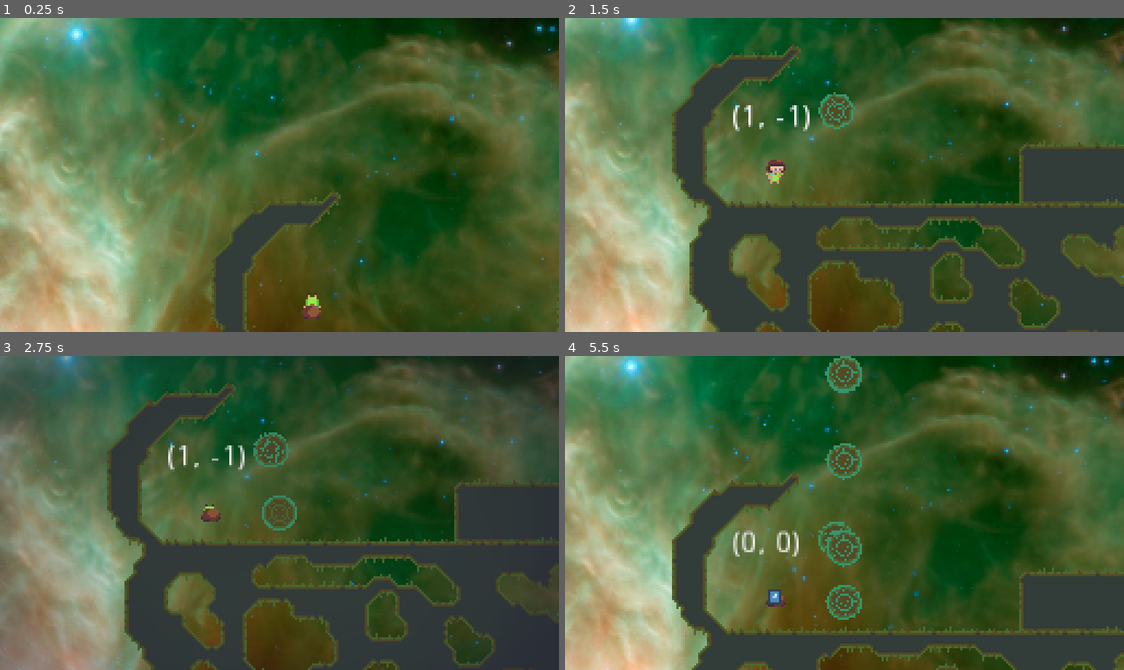
Above: before the commit, frames 1-4 (two rows, left to right).
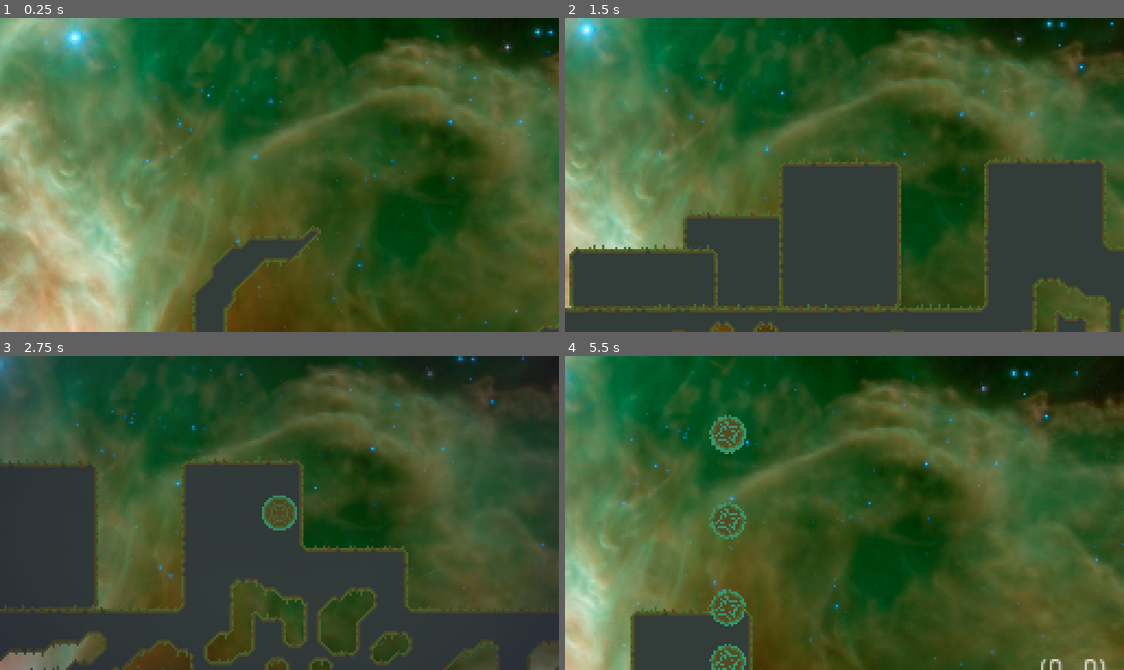
Above: after the commit, the same moments.

Repository: markopolojorgensen/github-gameoff-2020
Game: Godot game, scene res://game.tscn
Two runs of this game, one before a commit and one after it. Both use one fixed random seed, a clock stepped at 60 frames per second and the inputs below. The engine's default icon, where the game draws it, is replaced by a stand-in: a white triangle on a blue panel in a dark square.
Inputs:
- Up to frame 1 (0.25 s): no input
- Up to frame 2 (1.5 s): hold E (gravity_well_right) 0.53-1.28 s; hold Ctrl (player_hold_item, bound only after the commit) 0.53-1.28 s; tap Space (jump) at 0.77, 0.8, 1.07, 1.35 s; hold Down (ui_down) from 1.28 s (still down)
- Up to frame 3 (2.75 s): tap Space (jump) at 1.52, 1.82, 2.3 s; tap Ctrl (player_hold_item, bound only after the commit) at 1.55 s; release Down (ui_down) at 2.03 s; hold E (gravity_well_right) from 2.03 s (still down); hold Z (gravity_well_mode) from 2.03 s (still down)
- Up to frame 4 (5.5 s): tap Enter at 2.75 s; release E (gravity_well_right) at 2.78 s; release Z (gravity_well_mode) at 2.78 s; hold Up (ui_up) 2.78-3.53 s; tap Ctrl (player_hold_item, bound only after the commit) at 2.85, 4.55 s; tap Space (jump) at 3.02, 3.32, 3.77, 3.8, 4.07, 4.35, 4.52, 4.82, 5, 5.3 s; hold Ctrl (player_hold_item, bound only after the commit) 3.53-4.28 s; hold Q (gravity_well_left) 3.53-5.03 s; hold Down (ui_down) from 5.03 s (still down); hold Z (gravity_well_mode) from 5.03 s (still down)

The runs differ from the first frame. In frame 1, 6.0% of the frame differs, in the area x 0-100%, y 0-100%; in frame 2, 61%; in frame 3, 63%; in frame 4, 74%.

Commit message:
rocks can do all sorts of things now

Diff:
--- a/crawling_rocks.gd
+++ b/crawling_rocks.gd
@@ -3,6 +3,12 @@
 const movement_impulse = 300
 const movement_slowdown_scalar = 10
 const max_horizontal_speed = 40
+const flip_rotation_speed = 250 #should be 2500, set to 250 because player doens't hop off after hitting enemy yet
+
+const initial_jump_impulse = 100
+const continued_falling_jump_impulse = 70
+const is_crawling_rock = true
+
 var current_direction = null
 
 var rock_mode = "walking"
@@ -13,7 +19,6 @@
 	$animated_sprite.animation = "walking"
 	current_direction = [Vector2.RIGHT, Vector2.LEFT][randi() % 2]
 	change_direction()
-
 
 func change_direction():
 	if current_direction == Vector2.RIGHT:
@@ -37,6 +42,18 @@
 	match rock_mode:
 		"walking":
 			_process_walking(delta)
+
+		"flipping_left":
+			_process_flipping_left(delta)
+
+		"flipping_right":
+			_process_flipping_right(delta)
+
+		"kicked_left":
+			_process_kicked_left(delta)
+
+		"kicked_right":
+			_process_kicked_right(delta)
 
 func _process_walking(delta):
 	var result = Vector2()
@@ -63,12 +80,81 @@
 	if not $cliff_detector.is_colliding():
 		change_direction()
 
+func _process_flipping_right(delta):
+	$animated_sprite.rotation_degrees += delta * flip_rotation_speed
+	if $animated_sprite.rotation_degrees >= 180:
+		$animated_sprite.rotation_degrees = 180
+		rock_mode = "flipped"
+
+func _process_flipping_left(delta):
+	$animated_sprite.rotation_degrees -= delta * flip_rotation_speed
+	if $animated_sprite.rotation_degrees <= -180:
+		$animated_sprite.rotation_degrees = -180
+		rock_mode = "flipped"
 
 func _on_walking_rocks_body_entered(body):
-	if rock_mode == "walking" and "is_player" in body:
-		if body.global_position.y < global_position.y:
-			rock_mode = "flipped"
-			# TODO: flip over and stop animating
-			# TODO: hop after killing enemy
+	if "is_player" in body:
+		match rock_mode:
+			"walking":
+				walking_player_collision(body)
+
+			"flipped":
+				flipped_player_collision(body)
+
+	if "is_crawling_rock" in body:
+		if "kicked" in body.rock_mode:
+			initialize_kick(body)
+
+func walking_player_collision(body):
+	# TODO: maybe also velocity?
+	if body.global_position.y < global_position.y:
+		jumped_on(body)
+	else:
+		hit_player(body)
+
+func jumped_on(body):
+	if body.global_position.x < global_position.x:
+		rock_mode = "flipping_right"
+	else:
+		rock_mode = "flipping_left"
+	body.get_node("jump_cooldown").start()
+
+func hit_player(body):
+	global.current_room.respawn_player_in_last_room(body)
+
+func flipped_player_collision(body):
+	if Input.is_action_pressed("player_hold_item"):
+		rock_mode = "picked_up"
+		print("picked up")
+
+	else:
+		print("yeeted")
+		initialize_kick(body)
+
+
+func initialize_kick(body):
+	$kick_jump_timer.start()
+	set_collision_mask_bit(0, false)
+	if body.global_position.x < global_position.x:
+		rock_mode = "kicked_right"
+	else:
+		rock_mode = "kicked_left"
+
+func _process_kicked_left(delta):
+	handle_vertical_kick(delta)
+	apply_central_impulse(Vector2(Vector2.LEFT).normalized() * delta * movement_impulse)
+
+func _process_kicked_right(delta):
+	handle_vertical_kick(delta)
+	apply_central_impulse(Vector2(Vector2.RIGHT).normalized() * delta * movement_impulse)
+
+func handle_vertical_kick(delta):
+	$animated_sprite.rotation_degrees += delta * flip_rotation_speed * 100
+	var rising = linear_velocity.y < 0
+	if not $kick_jump_timer.is_stopped():
+		apply_central_impulse(Vector2.UP * initial_jump_impulse)
+	else:
+		if rising:
+			apply_central_impulse(-1 * Vector2.DOWN * linear_velocity.y)
 		else:
-			global.current_room.respawn_player_in_last_room(body)
+			apply_central_impulse(Vector2.DOWN * continued_falling_jump_impulse * delta)
--- a/crawling_rocks.tscn
+++ b/crawling_rocks.tscn
@@ -36,7 +36,7 @@
 [node name="animated_sprite" type="AnimatedSprite" parent="."]
 frames = SubResource( 1 )
 animation = "walking"
-frame = 3
+frame = 2
 playing = true
 
 [node name="collision_shape_2d" type="CollisionShape2D" parent="."]
@@ -50,4 +50,8 @@
 [node name="cliff_detector" type="RayCast2D" parent="."]
 enabled = true
 cast_to = Vector2( 5, 10 )
+
+[node name="kick_jump_timer" type="Timer" parent="."]
+wait_time = 0.1
+one_shot = true
 [connection signal="body_entered" from="." to="." method="_on_walking_rocks_body_entered"]
--- a/game.tscn
+++ b/game.tscn
@@ -58,7 +58,7 @@
 [node name="level_01" parent="world" instance=ExtResource( 2 )]
 
 [node name="player" parent="world" instance=ExtResource( 1 )]
-position = Vector2( 34.088, 68.5844 )
+position = Vector2( 542.453, 75.7277 )
 
 [node name="gravity_well_mode" parent="world" instance=ExtResource( 8 )]
 
--- a/project.godot
+++ b/project.godot
@@ -141,7 +141,7 @@
 }
 gravity_well_mode={
 "deadzone": 0.5,
-"events": [ Object(InputEventJoypadButton,"resource_local_to_scene":false,"resource_name":"","device":0,"button_index":2,"pressure":0.0,"pressed":false,"script":null)
+"events": [ Object(InputEventJoypadButton,"resource_local_to_scene":false,"resource_name":"","device":0,"button_index":1,"pressure":0.0,"pressed":false,"script":null)
 , Object(InputEventKey,"resource_local_to_scene":false,"resource_name":"","device":0,"alt":false,"shift":false,"control":false,"meta":false,"command":false,"pressed":false,"scancode":90,"unicode":0,"echo":false,"script":null)
  ]
 }
@@ -149,6 +149,12 @@
 "deadzone": 0.5,
 "events": [ Object(InputEventKey,"resource_local_to_scene":false,"resource_name":"","device":0,"alt":false,"shift":false,"control":false,"meta":false,"command":false,"pressed":false,"scancode":32,"unicode":0,"echo":false,"script":null)
 , Object(InputEventJoypadButton,"resource_local_to_scene":false,"resource_name":"","device":0,"button_index":0,"pressure":0.0,"pressed":false,"script":null)
+ ]
+}
+player_hold_item={
+"deadzone": 0.5,
+"events": [ Object(InputEventJoypadButton,"resource_local_to_scene":false,"resource_name":"","device":0,"button_index":2,"pressure":0.0,"pressed":false,"script":null)
+, Object(InputEventKey,"resource_local_to_scene":false,"resource_name":"","device":0,"alt":false,"shift":false,"control":false,"meta":false,"command":false,"pressed":false,"scancode":16777238,"unicode":0,"echo":false,"script":null)
  ]
 }
 
